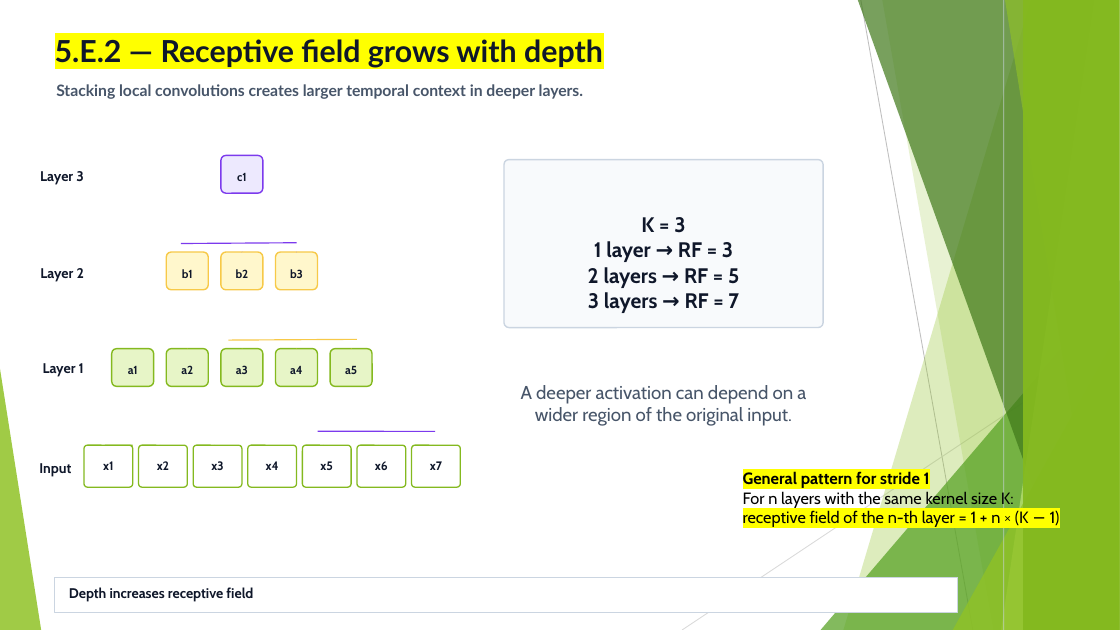
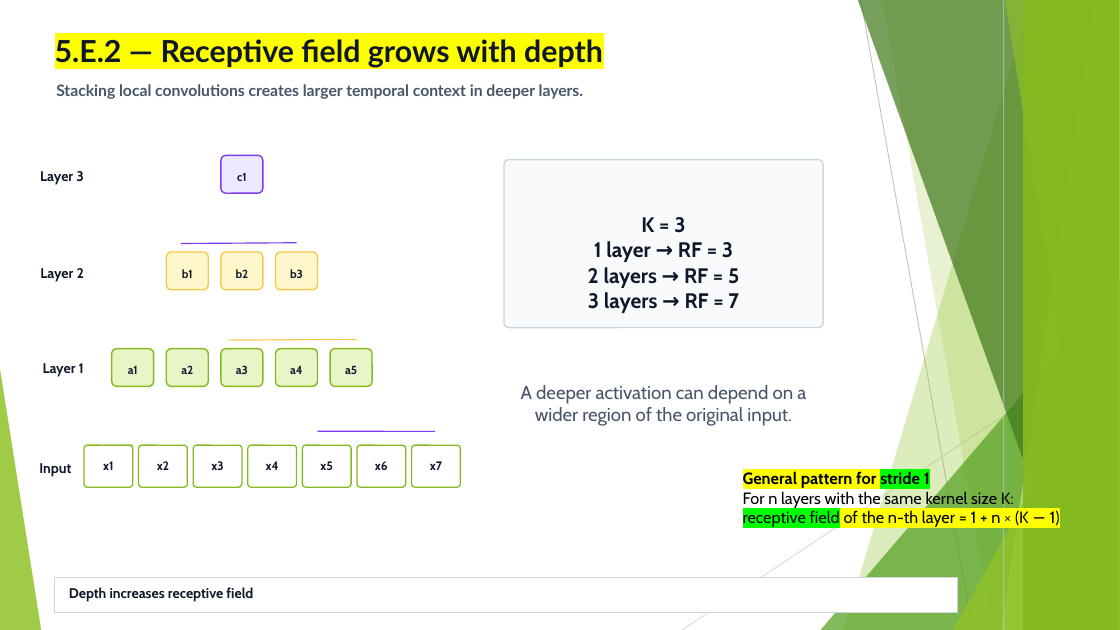
Before and after one commit to FranzGH/timeseries, a slide deck: slide 107 of Slides/05 CNNs.pptx. Drawn at 1120x630 pixels with LibreOffice and Linux fonts; fonts in the diff are those of the drawing. Boxes give left, top, right and bottom in pixels: in the first picture for what was removed or moved away, otherwise in the second. Text is boxed around its words. In the diff, an @@ line names an element or a change of style, - is before the commit and + after.

```diff
--- a/Slides/05 CNNs.pptx
+++ b/Slides/05 CNNs.pptx
@@ text at box(743, 471, 1060, 527): highlight #FFFF00 to #00FF00 in "stride 1", "receptive field" @@
```
Also in this commit, not shown: 11 other slides changed.
